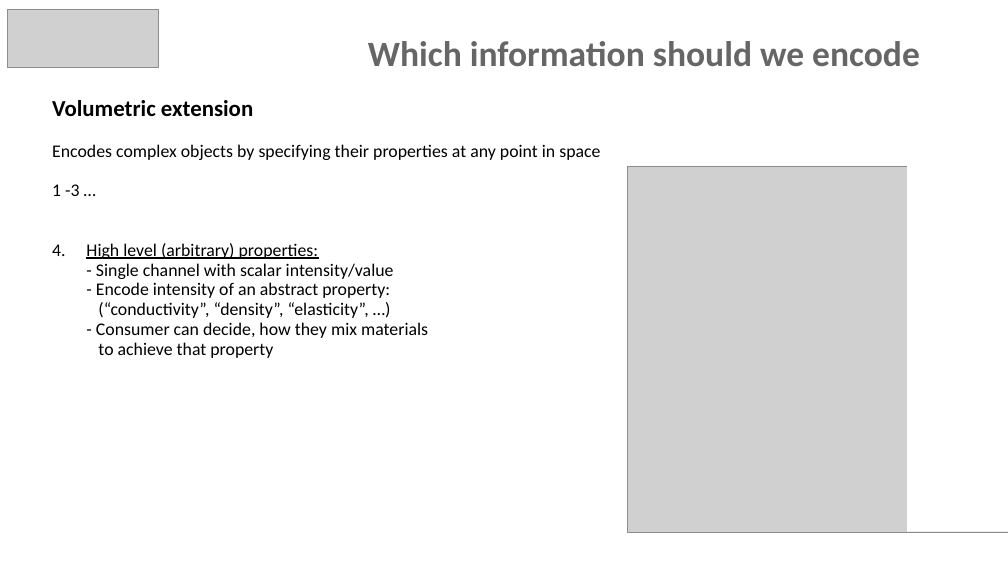
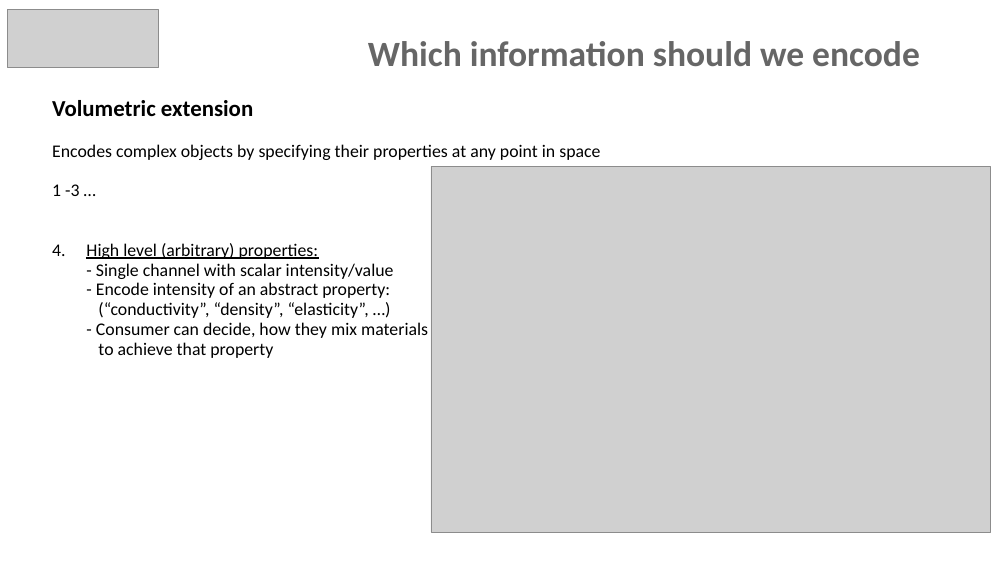
Before and after one commit to 3MFConsortium/spec_volumetric, a slide deck: slide 7 of Presentation/3MF_Volumetric_2018_12_20.pptx. Drawn at 1008x567 pixels with LibreOffice and Linux fonts; fonts in the diff are those of the drawing; grey boxes stand for pictures; background and template pictures are left out. Boxes give left, top, right and bottom in pixels: in the first picture for what was removed or moved away, otherwise in the second. Text is boxed around its words. In the diff, an @@ line names an element or a change of style, - is before the commit and + after.

```diff
--- a/Presentation/3MF_Volumetric_2018_12_20.pptx
+++ b/Presentation/3MF_Volumetric_2018_12_20.pptx
@@ picture added at box(431, 166, 991, 532) @@
@@ picture removed at box(627, 166, 1008, 532) @@
@@ rectangle removed at box(907, 166, 1008, 532) @@
```
Also in this commit, not shown: 5 other slides changed, 1 slide added, 18 other files.
